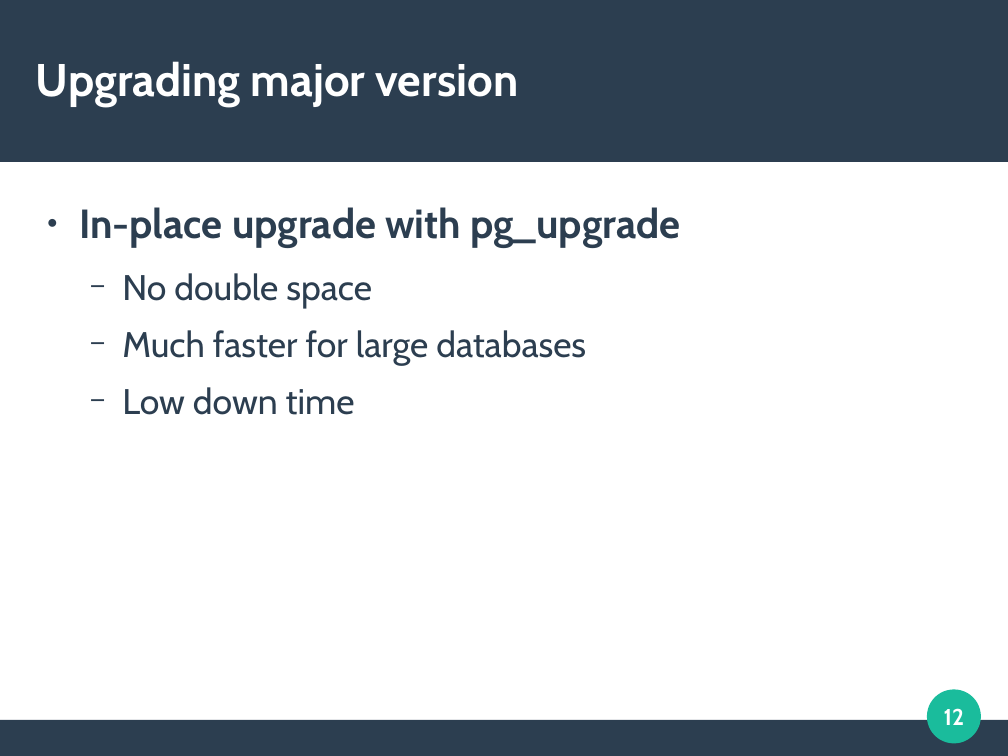
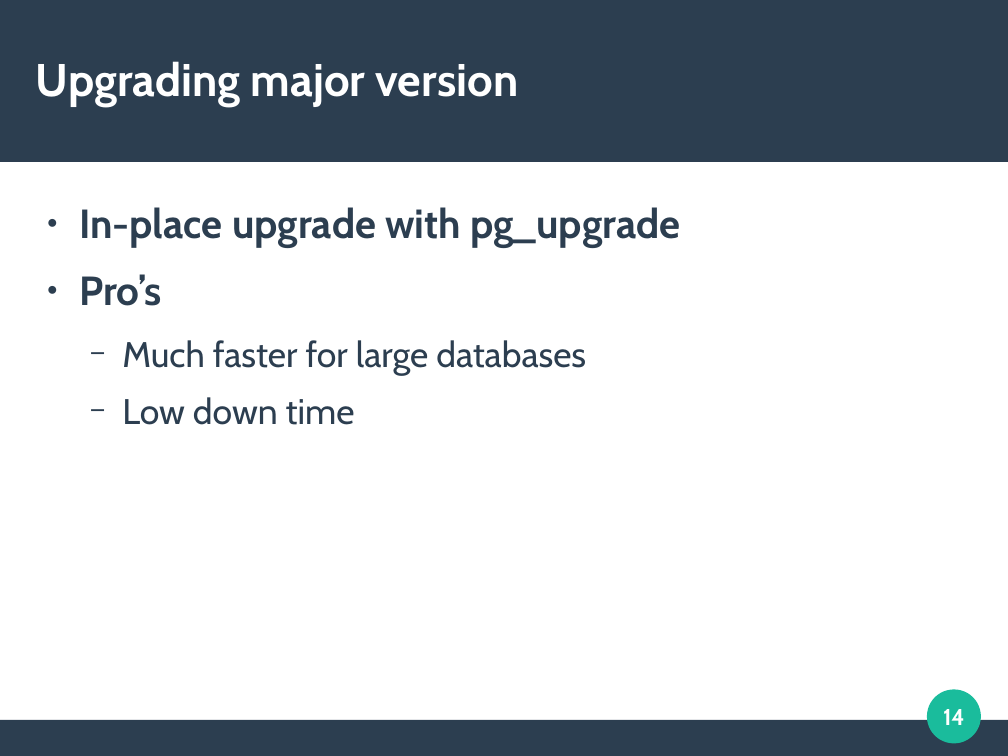
Before and after one commit to openPablo/edb_upgrade_presentation, a slide deck: slide 14 of upgrading_presentation.odp (slide 12 before the commit). Drawn at 1008x756 pixels with LibreOffice and Linux fonts; fonts in the diff are those of the drawing. Boxes give left, top, right and bottom in pixels: in the first picture for what was removed or moved away, otherwise in the second. Text is boxed around its words. In the diff, an @@ line names an element or a change of style, - is before the commit and + after.

```diff
--- a/upgrading_presentation.odp
+++ b/upgrading_presentation.odp
@@ text at (79,274,162,306): text changed; size 28 to 32 pt; bold on @@
-  − No double space
+● Pro’s
@@ page number at (943,709,965,725): text changed @@
-12
+14
```
Also in this commit, not shown: 6 other slides changed, 3 slides added, 2 other files.
